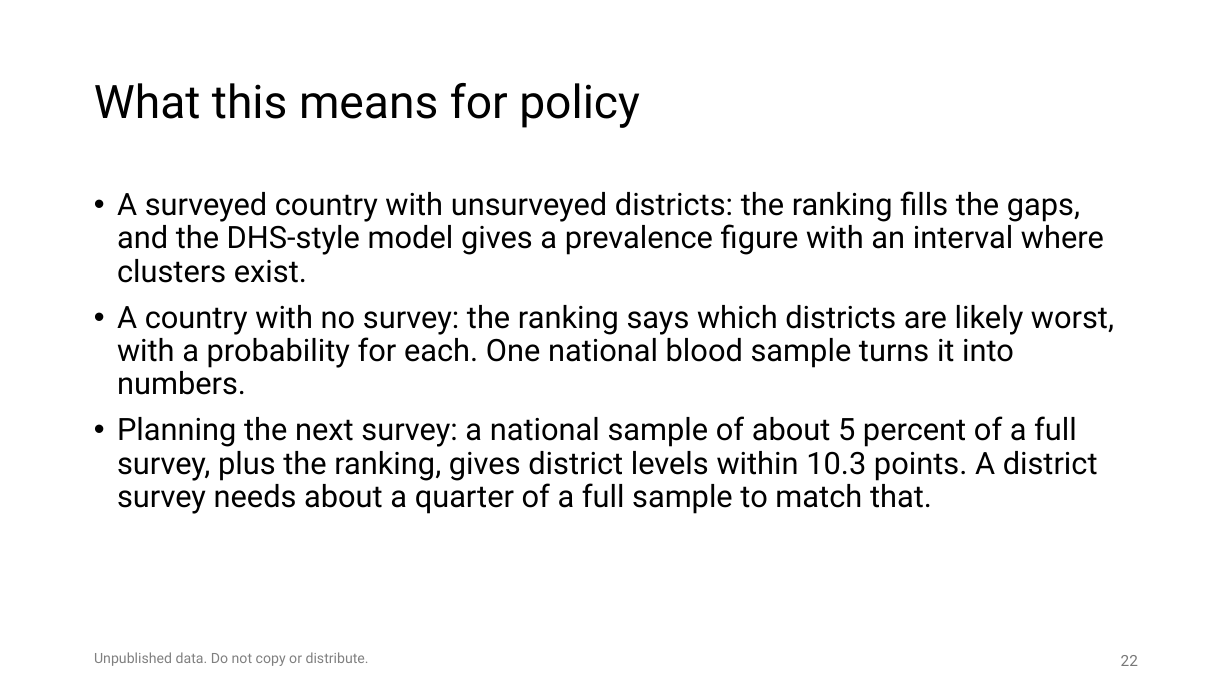
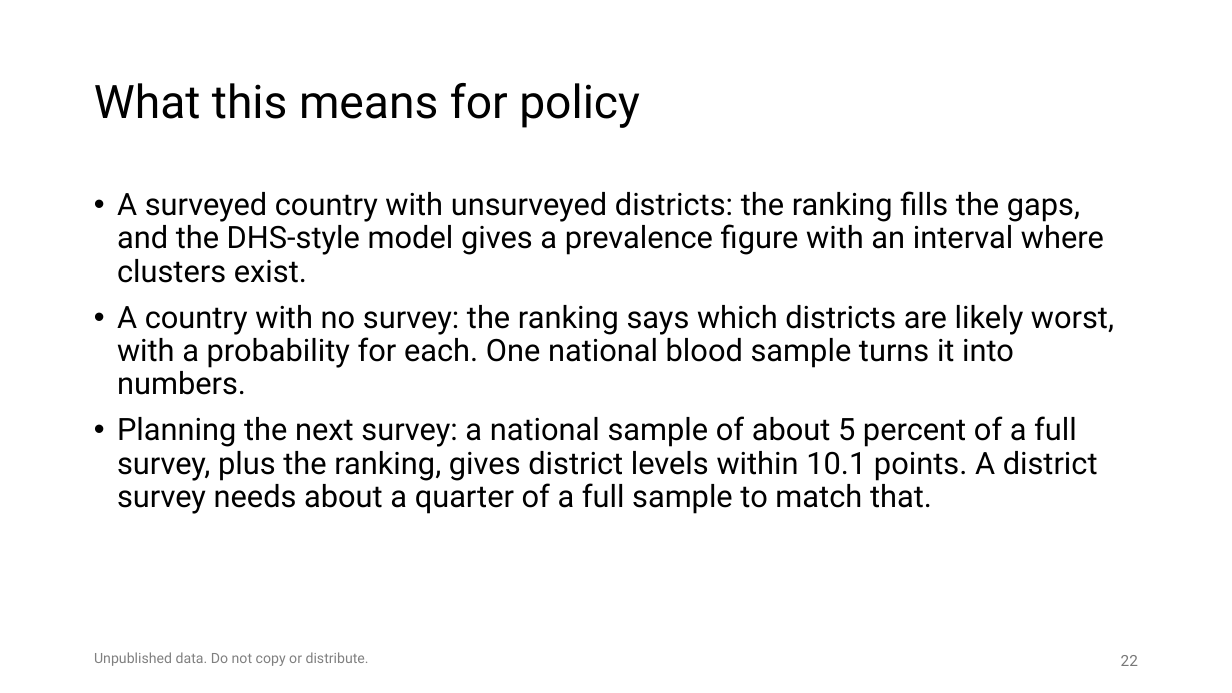
Before and after one commit to amertens/mn-prediction, a slide deck: slide 22 of docs/slides/MN-proxy-policy-deck-2026-09.pptx. Drawn at 1232x693 pixels with LibreOffice and Linux fonts; fonts in the diff are those of the drawing; background and template pictures are left out. Boxes give left, top, right and bottom in pixels: in the first picture for what was removed or moved away, otherwise in the second. Text is boxed around its words. In the diff, an @@ line names an element or a change of style, - is before the commit and + after.

```diff
--- a/docs/slides/MN-proxy-policy-deck-2026-09.pptx
+++ b/docs/slides/MN-proxy-policy-deck-2026-09.pptx
@@ text at (117,416,1098,514): text changed @@
-• Planning the next survey: a national sample of about 5 percent of a full survey, plus the ranking, gives district levels within 10.3 points. A district survey needs about a quarter of a full sample to match that.
+• Planning the next survey: a national sample of about 5 percent of a full survey, plus the ranking, gives district levels within 10.1 points. A district survey needs about a quarter of a full sample to match that.
```
Also in this commit, not shown: 6 other slides changed, 19 other files.
